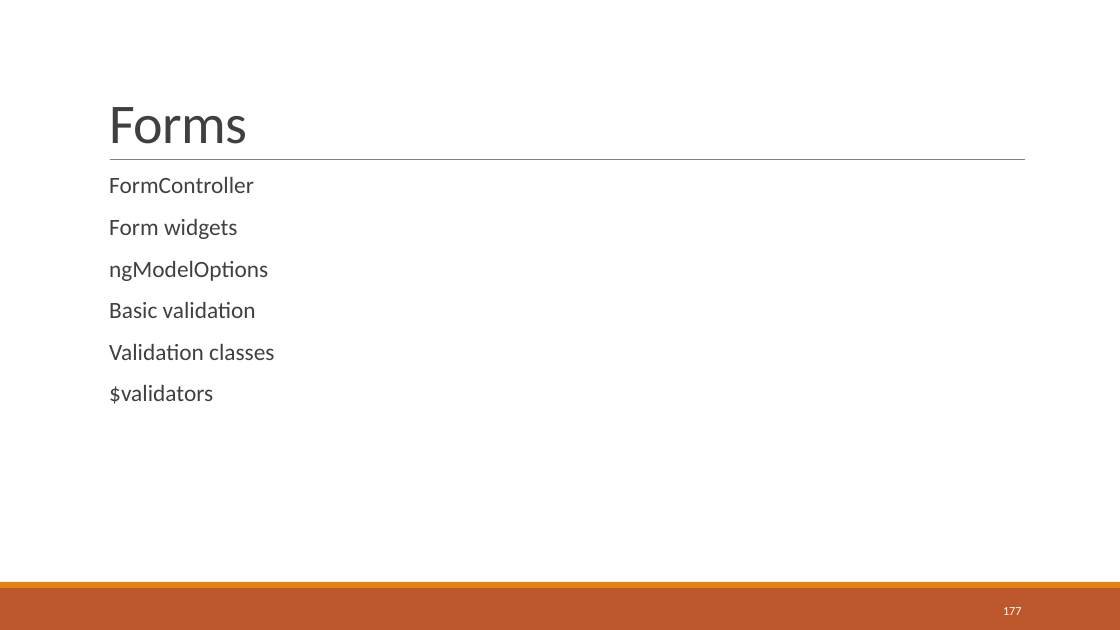
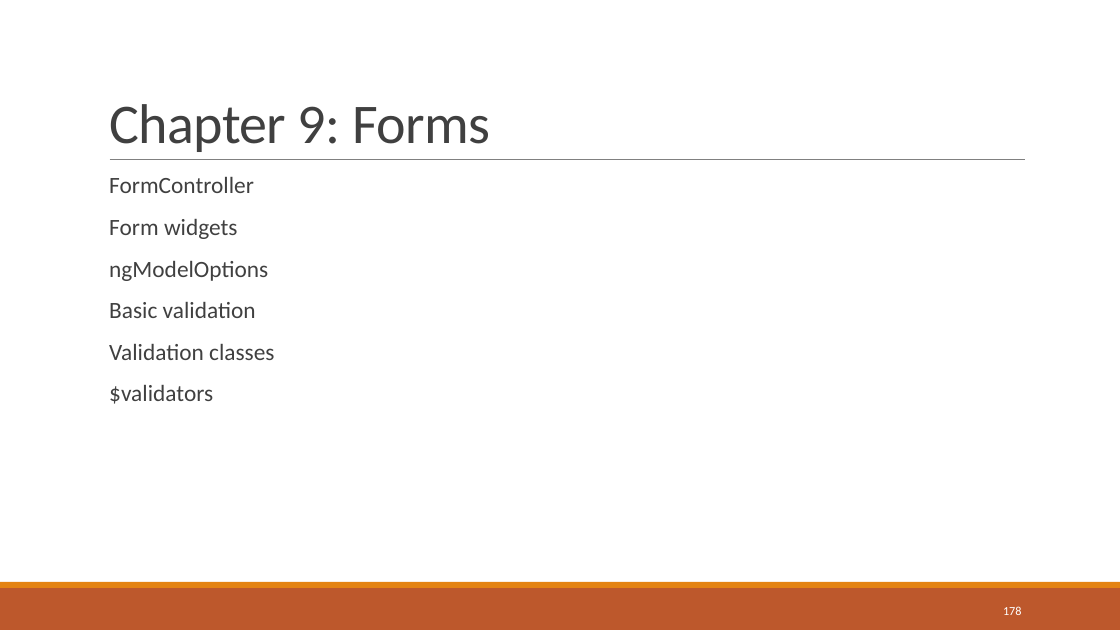
Before and after one commit to sbechtold/angularjs, a slide deck: slide 178 of materials/AngularJS.pptx (slide 177 before the commit). Drawn at 1120x630 pixels with LibreOffice and Linux fonts; fonts in the diff are those of the drawing. Boxes give left, top, right and bottom in pixels: in the first picture for what was removed or moved away, otherwise in the second. Text is boxed around its words. In the diff, an @@ line names an element or a change of style, - is before the commit and + after.

```diff
--- a/materials/AngularJS.pptx
+++ b/materials/AngularJS.pptx
@@ title at box(109, 104, 490, 152): text changed @@
-Forms
+Chapter 9: Forms
@@ page number at box(1003, 606, 1022, 615): text changed @@
-177
+178
```
Also in this commit, not shown: 11 other slides changed, 12 slides added, 10 slides removed, 16 other files.
